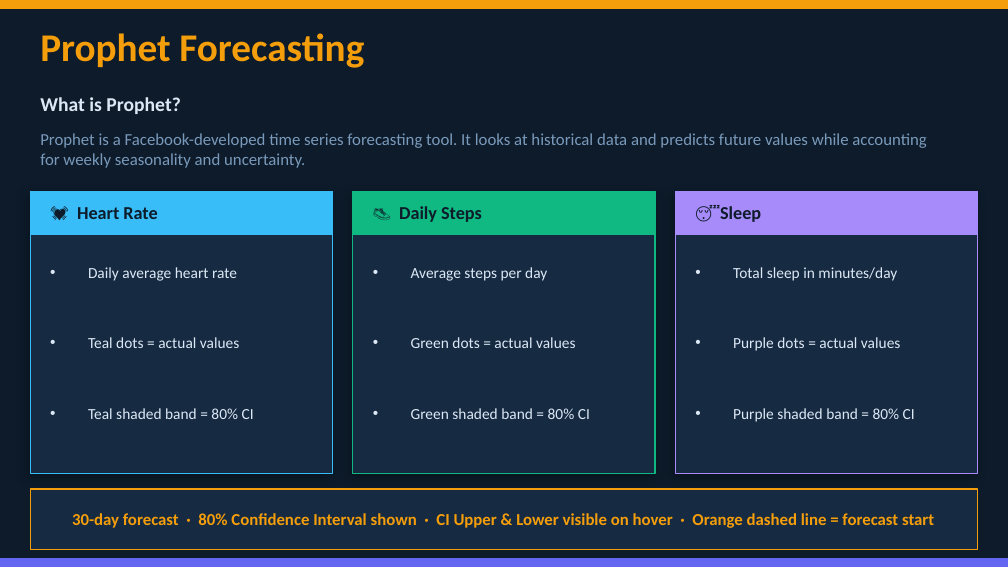
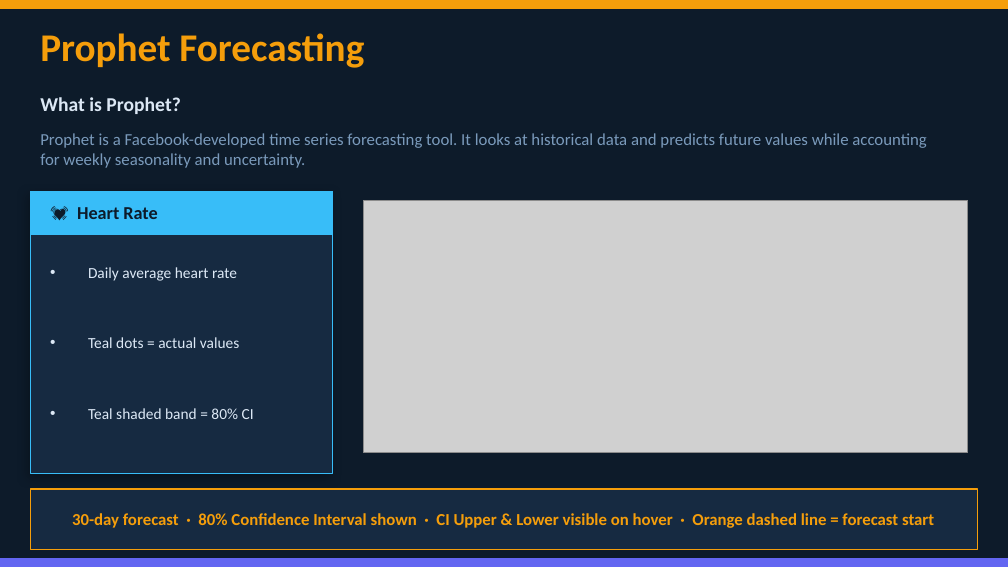
Before and after one commit to Thejomayie09/FitPulse-Health-Anomaly-Detection-from-Fitness-Devices-1, a slide deck: slide 10 of Documentation/Fitpulse_Documentation_final.pptx. Drawn at 1008x567 pixels with LibreOffice and Linux fonts; fonts in the diff are those of the drawing; grey boxes stand for pictures. Boxes give left, top, right and bottom in pixels: in the first picture for what was removed or moved away, otherwise in the second. Text is boxed around its words. In the diff, an @@ line names an element or a change of style, - is before the commit and + after.

```diff
--- a/Documentation/Fitpulse_Documentation_final.pptx
+++ b/Documentation/Fitpulse_Documentation_final.pptx
@@ rectangle removed at <box>353,192,655,474</box> @@
@@ rectangle removed at <box>353,192,655,234</box> @@
@@ picture added at <box>364,201,968,453</box> @@
@@ text removed at <box>399,206,482,222</box> @@
-👟 Daily Steps
@@ rectangle removed at <box>675,192,978,474</box> @@
@@ rectangle removed at <box>675,192,978,234</box> @@
@@ text removed at <box>720,206,761,222</box> @@
-😴 Sleep
@@ text removed at <box>411,267,547,281</box> @@
-• Average steps per day
@@ text removed at <box>733,267,897,281</box> @@
-• Total sleep in minutes/day
@@ text removed at <box>411,337,575,348</box> @@
-• Green dots = actual values
@@ text removed at <box>733,337,900,351</box> @@
-• Purple dots = actual values
@@ text removed at <box>411,408,590,419</box> @@
-• Green shaded band = 80% CI
@@ text removed at <box>733,408,915,422</box> @@
-• Purple shaded band = 80% CI
```
Also in this commit, not shown: 5 other slides changed, 5 slides added, 11 slides removed, 1 other file.
